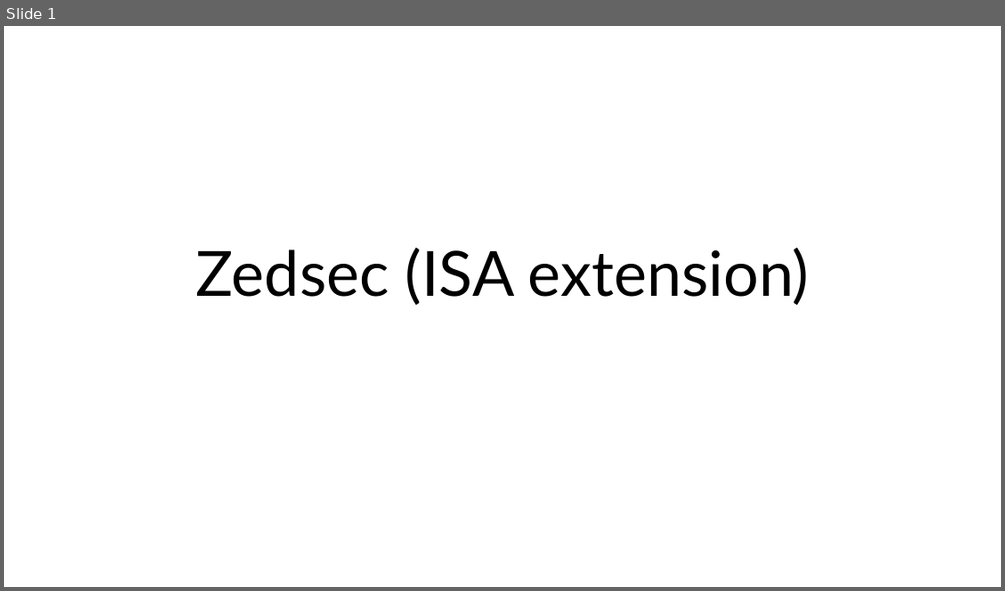
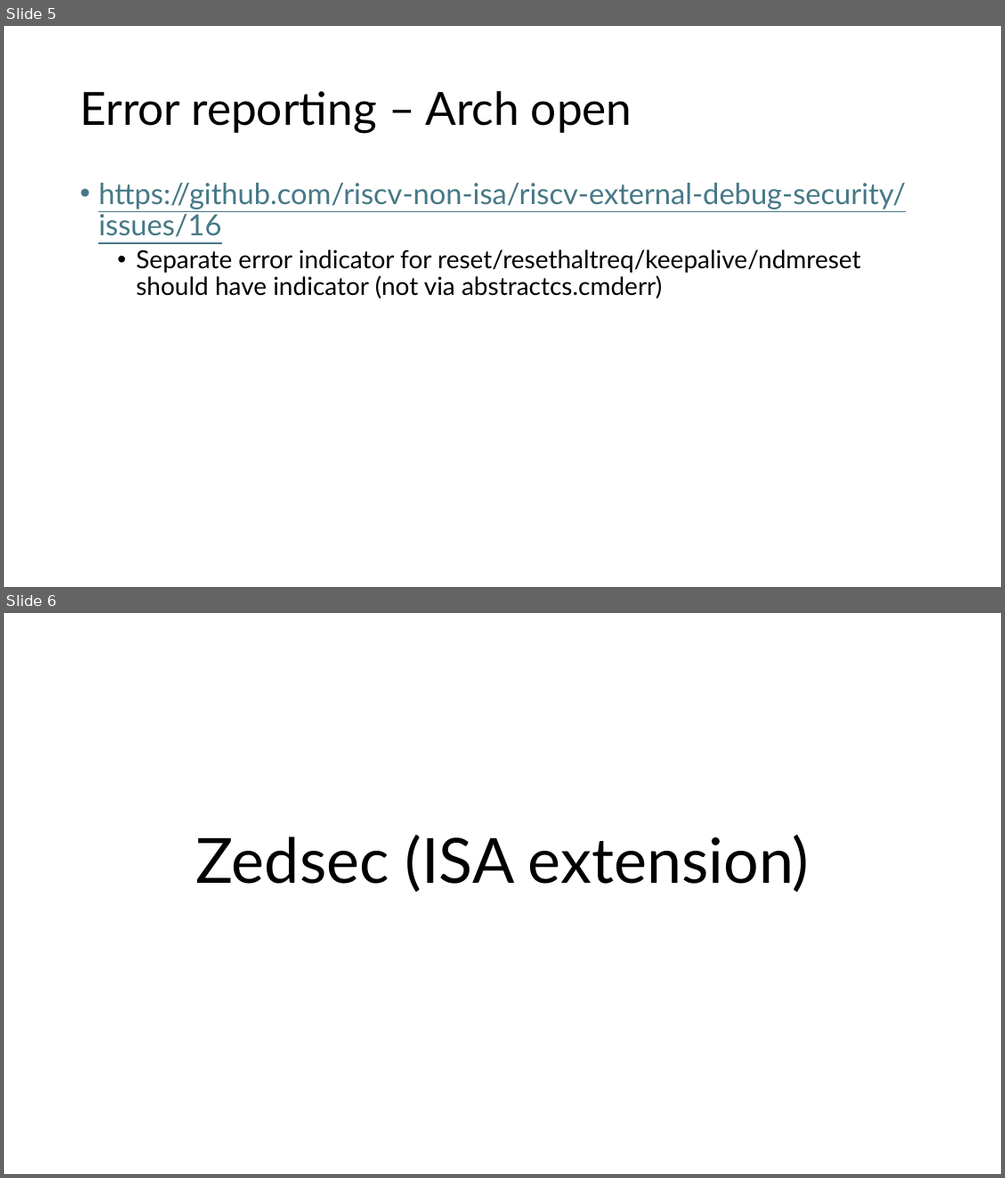
Before and after one commit to riscv-admin/external-debug-security, a slide deck: meetings/External debug security specification review.pptx. Shown one above the other, each under a label of ours: slide 1 before the commit, slides 5 and 6 after it. The pictures are 1005x591 and 1005x1178 pixels, drawn with LibreOffice and Linux fonts; fonts in the diff are those of the drawing. Boxes give left, top, right and bottom in pixels: in the first picture for what was removed or moved away, otherwise in the second. Text is boxed around its words. In the diff, an @@ line names an element or a change of style, - is before the commit and + after.

```diff
--- a/meetings/External debug security specification review.pptx
+++ b/meetings/External debug security specification review.pptx
@@ slide 5 added at box(4, 26, 1001, 587), background #FFFFFF @@
@@ title added at box(80, 91, 632, 133), 44 pt, text #000000 @@
+Error reporting – Arch open
@@ text added at box(98, 183, 906, 298), 24 pt, text #000000 @@
+• https://github.com/riscv-non-isa/riscv-external-debug-security/issues/16
+  • Separate error indicator for reset/resethaltreq/keepalive/ndmreset should have indicator (not via abstractcs.cmderr)
@@ what was slide 1 is now slide 6 @@
```
Also in this commit, not shown: 6 slides changed, 5 other slides added, 2 slides removed.
